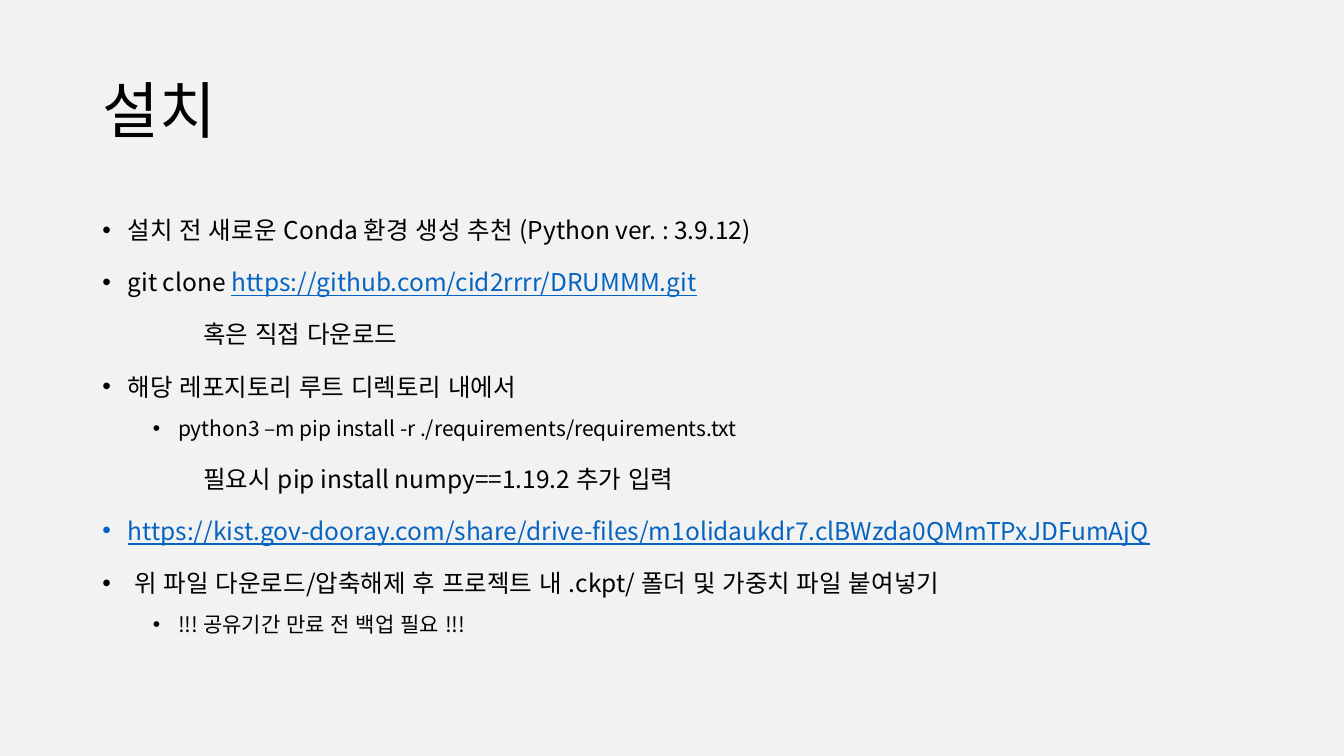
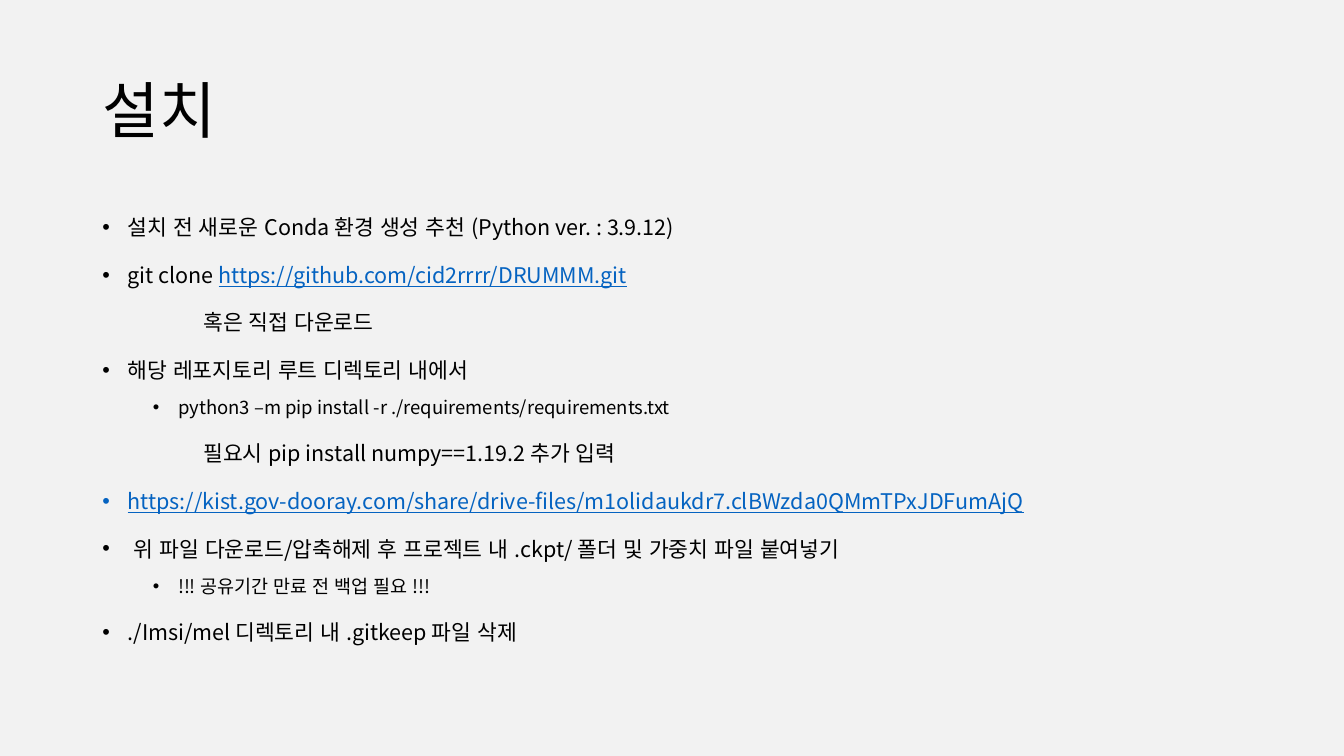
Before and after one commit to cid2rrrr/DRUMMM, a slide deck: slide 2 of 청음지능 인수인계.pptx. Drawn at 1344x756 pixels with LibreOffice and Linux fonts; fonts in the diff are those of the drawing. Boxes give left, top, right and bottom in pixels: in the first picture for what was removed or moved away, otherwise in the second. Text is boxed around its words. In the diff, an @@ line names an element or a change of style, - is before the commit and + after.

```diff
--- a/청음지능 인수인계.pptx
+++ b/청음지능 인수인계.pptx
@@ text at <box>128,217,1024,595</box>: size 17.5 to 15.4 pt in "설치 전 새로운 Conda 환경 생성 추천 ...", "git clone https://github.com/cid2rrrr/DRUMMM.git", "혹은 직접 다운로드", "해당 레포지토리 루트 디렉토리 내에서" and 3 more places; size 15 to 13.2 pt in "python3 –m pip install -r ./requirements/requirements.txt", "!!! 공유기간 만료 전 백업 필요 !!!" @@
@@ text at <box>128,622,517,646</box>: paragraph added @@
+• ./Imsi/mel 디렉토리 내 .gitkeep 파일 삭제
```
